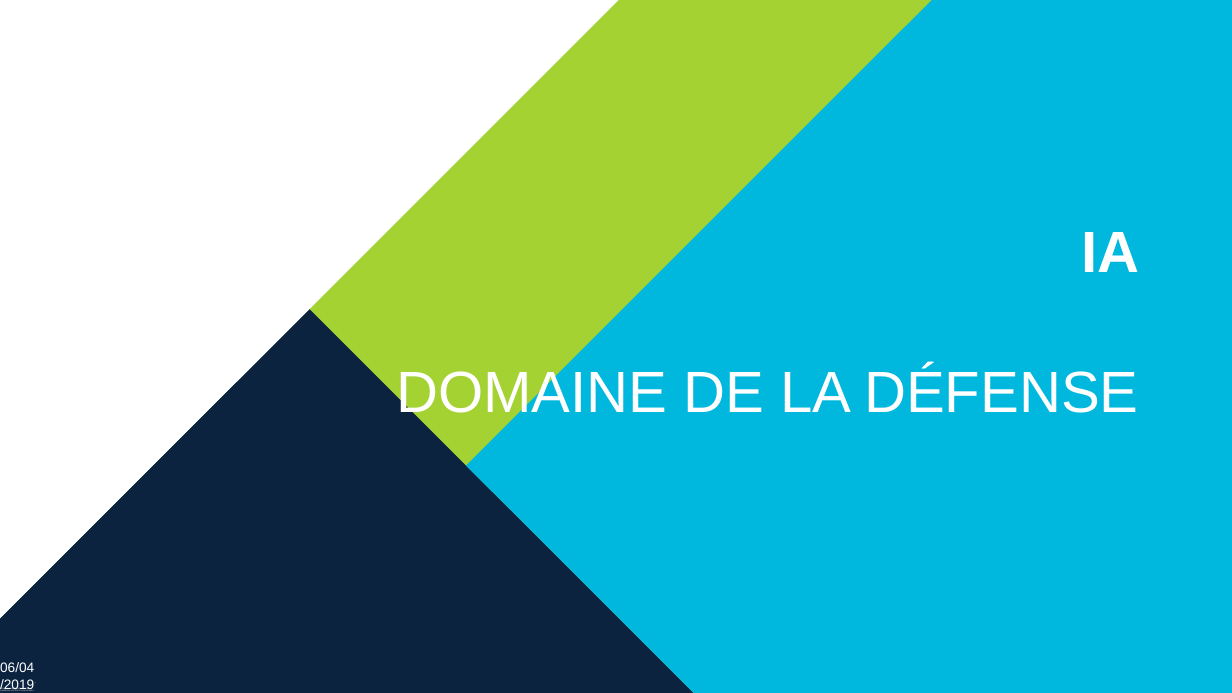
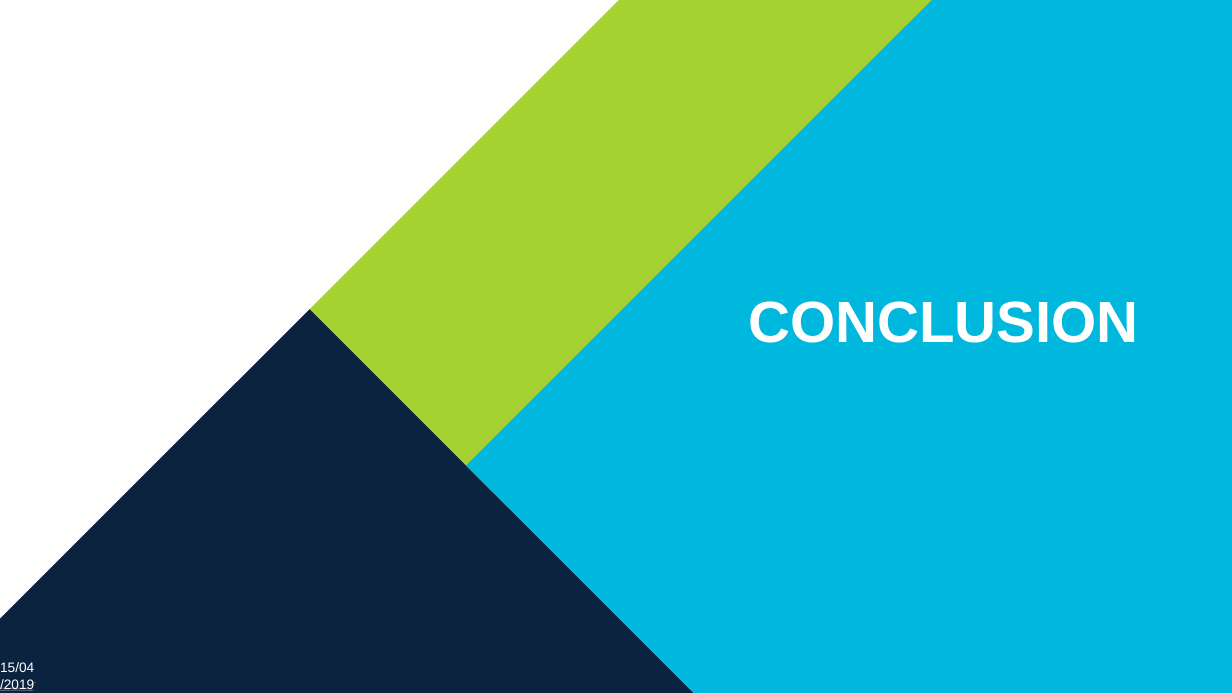
Before and after one commit to pjmartinn/IntroToIA, a slide deck: slide 11 of TP2/Defense.odp (slide 1 before the commit). Drawn at 1232x693 pixels with LibreOffice and Linux fonts; fonts in the diff are those of the drawing; background and template pictures are left out. Boxes give left, top, right and bottom in pixels: in the first picture for what was removed or moved away, otherwise in the second. Text is boxed around its words. In the diff, an @@ line names an element or a change of style, - is before the commit and + after.

```diff
--- a/TP2/Defense.odp
+++ b/TP2/Defense.odp
@@ text at (749,301,1139,343): text changed; bold on @@
-IA
-DOMAINE DE LA DÉFENSE
+CONCLUSION
@@ text at (0,662,34,691): text changed @@
-06/04/2019
+15/04/2019
```
Also in this commit, not shown: 1 other slide changed, 9 slides added, 11 slides removed.
